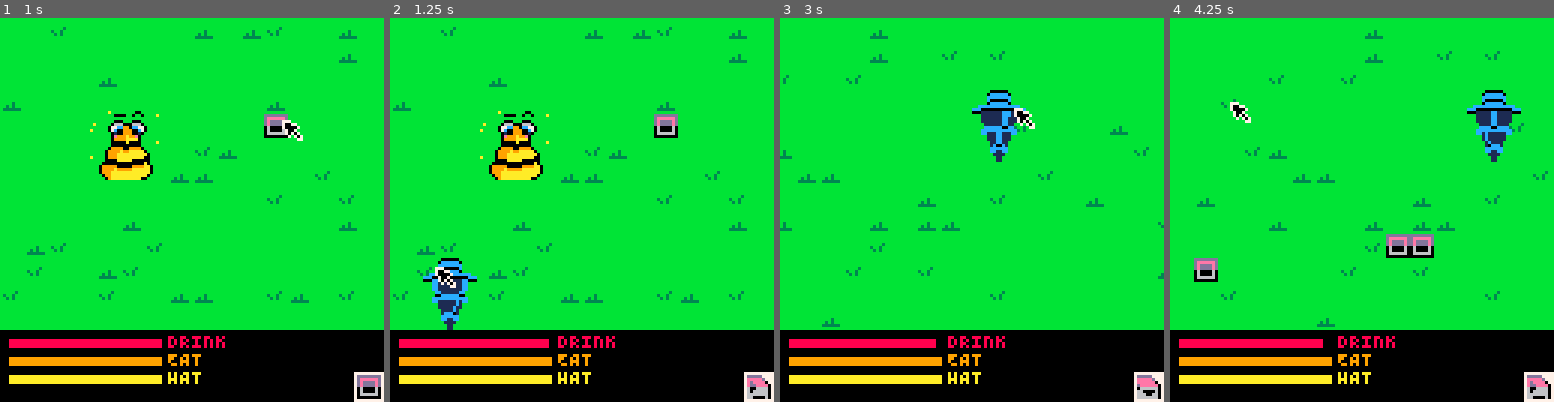
Above: before the commit, frames 1-4 (left to right).
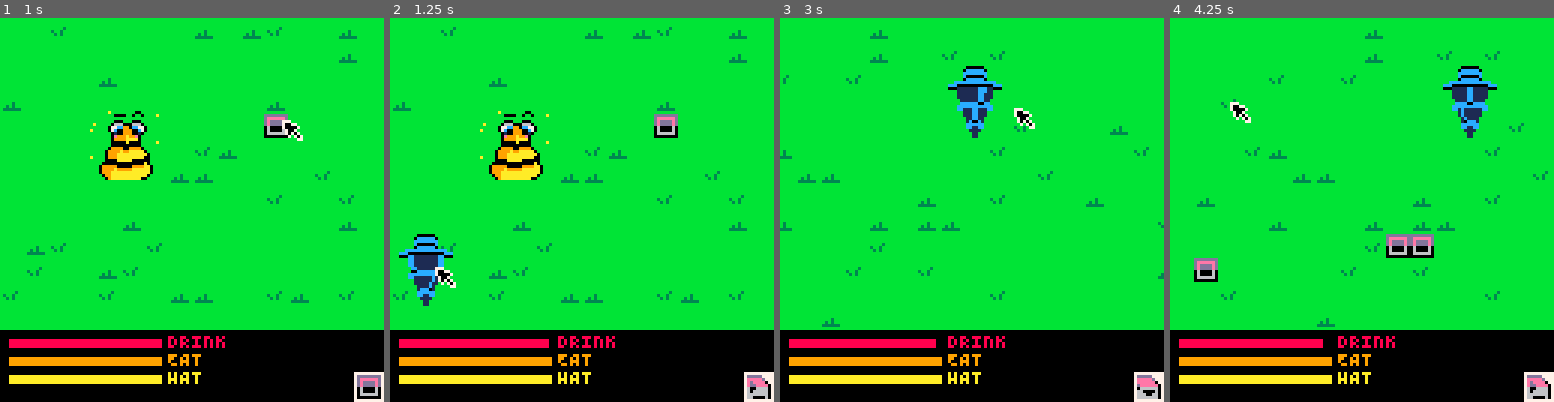
Above: after the commit, the same moments.

Repository: Kiyotoko/the-hive-must-grow
Game: PICO-8 cartridge game.p8
The game is run twice, just before and just after one commit, with the same random seed, the same clock (stepped at 60 frames per second) and the same inputs.
Inputs (mouse positions are in pixels of both pictures, inside the frame that each line leads up to):
- Up to frame 1 (1 s): tap X (X key) at 0.33 s; click (280, 121) at 0.67 s; tap O (Z key) at 0.7 s
- Up to frame 2 (1.25 s): tap X (X key) at 1.07 s; click (436, 267) at 1.22 s
- Up to frame 3 (3 s): hold Right 1.6-2.1 s; tap O (Z key) every 0.4 s from 1.7 to 2.9 s; click (887, 114) at 1.77 s; tap X (X key) at 1.85, 2.97 s; hold Up 2.15-2.42 s; click (952, 259) at 2.32 s; hold Right from 2.47 s (still down); click (1014, 106) at 2.87 s
- Up to frame 4 (4.25 s): release Right at 3.03 s; hold Left 3.08-3.58 s; tap O (Z key) at 3.3, 3.7, 4.1 s; click (1465, 256) at 3.42 s; hold Down 3.63-3.97 s; click (1231, 102) at 3.97 s; hold Right from 4.02 s (still down); tap X (X key) at 4.08 s

Frame 1 is identical in both runs. In frame 2, 2.3% of the frame differs, in the area x 2-23%, y 56-82%; in frame 3, 2.3%; in frame 4, 2.4%, in the area x 71-92%, y 12-38%.

Commit message:
Fix drill draw on false position

Diff:
--- a/buildings.lua
+++ b/buildings.lua
@@ -74,13 +74,13 @@
             Overlay:set_building(created.pos.x + x, created.pos.y + y, Dummy)
         end
     end
-    Overlay:set_building(created.pos.x-1, created.pos.y-1, created)
+    Overlay:set_building(created.pos.x, created.pos.y, created)
     return created
 end
 
 function Drill:draw()
     local frame = Drill.frames:get(Drill.display.val)
-    map(frame.x, frame.y, Tile2Pixel(self.pos.x), Tile2Pixel(self.pos.y), 3, 3 )
+    map(frame.x, frame.y, Tile2Pixel(self.pos.x-1), Tile2Pixel(self.pos.y-1), 3, 3 )
 end
 
 ---@class Processor: Building
